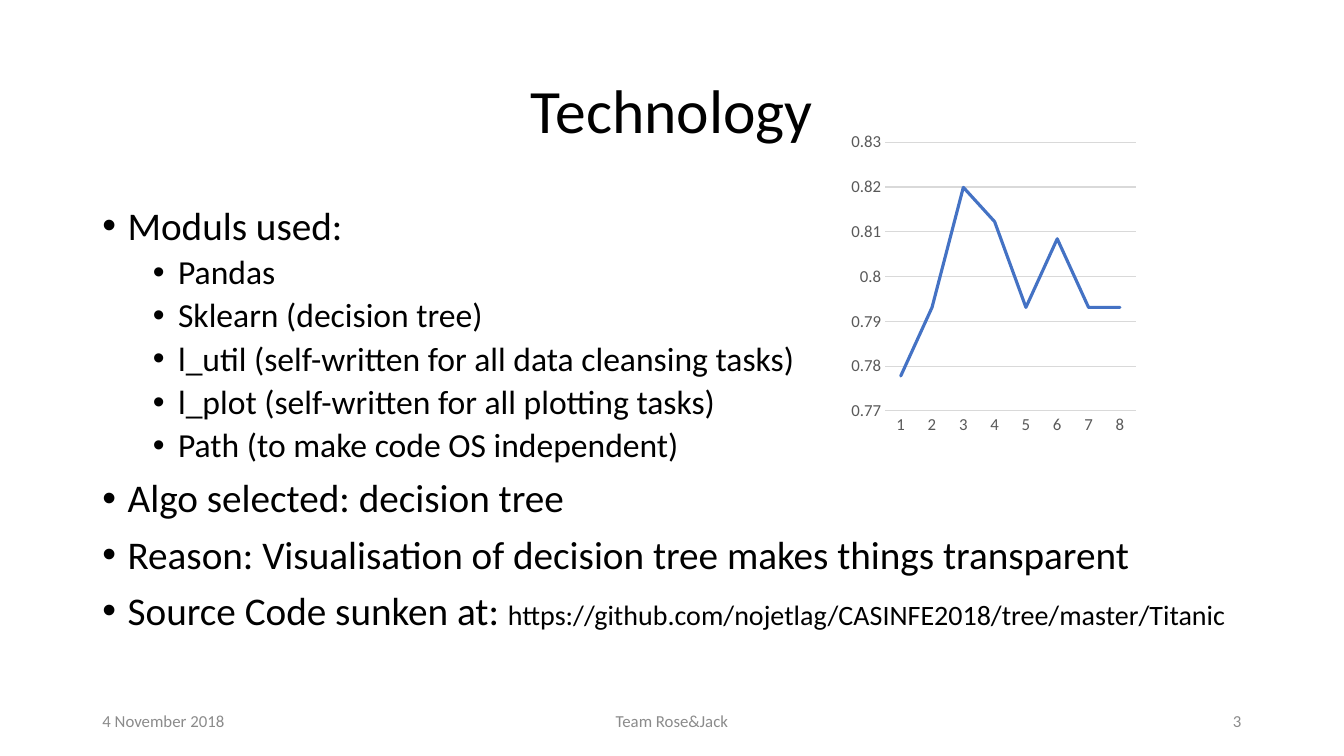
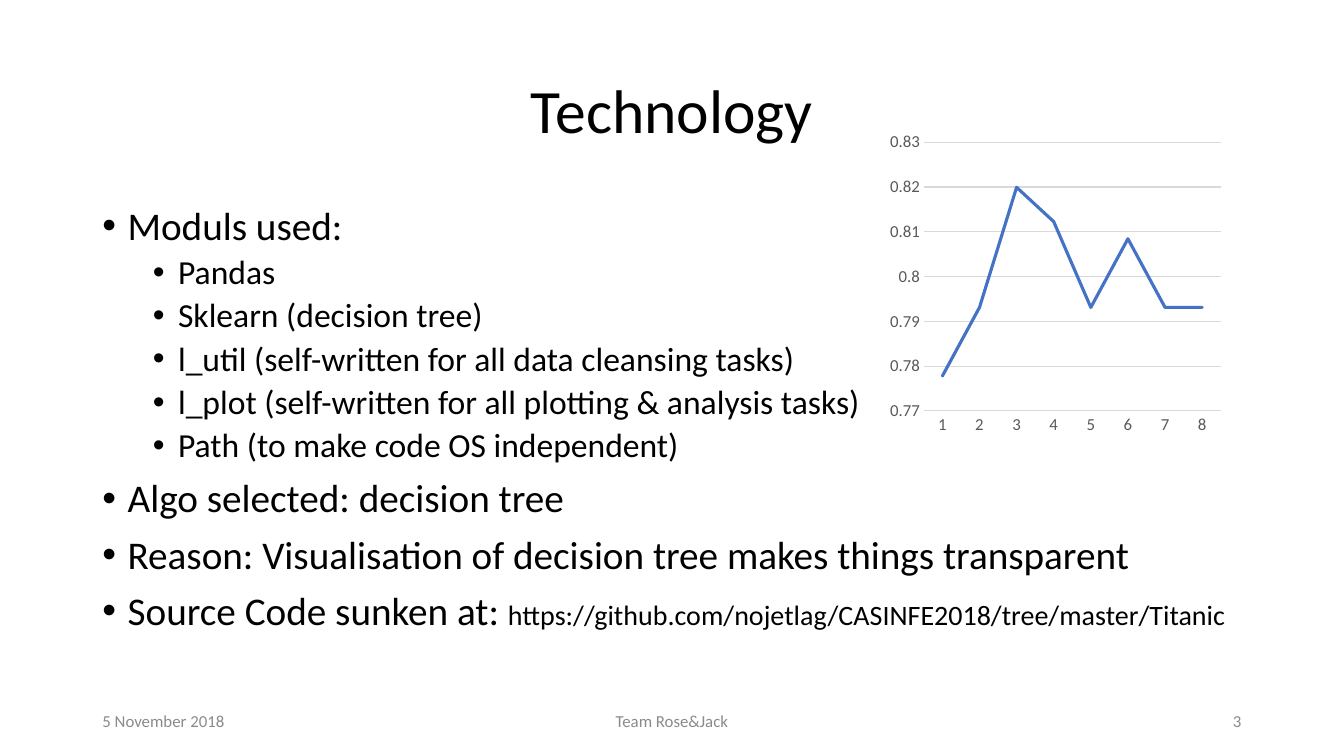
Before and after one commit to nojetlag/CASINFE2018, a slide deck: slide 3 of Titanic/presentation/CASINFE2018 Presentation Team Rose and Jack.pptx. Drawn at 1344x756 pixels with LibreOffice and Linux fonts; fonts in the diff are those of the drawing. Boxes give left, top, right and bottom in pixels: in the first picture for what was removed or moved away, otherwise in the second. Text is boxed around its words. In the diff, an @@ line names an element or a change of style, - is before the commit and + after.

Commit message:
adjusted slide 3 (analysis tasks)

```diff
--- a/Titanic/presentation/CASINFE2018 Presentation Team Rose and Jack.pptx
+++ b/Titanic/presentation/CASINFE2018 Presentation Team Rose and Jack.pptx
@@ line chart: place and size @@
-line chart at [846,126,1142,442]
+line chart at [883,126,1228,442]
@@ text at [178,389,859,420]: text changed @@
-  • l_plot (self-written for all plotting tasks)
+  • l_plot (self-written for all plotting & analysis tasks)
@@ text at [102,715,224,727]: text changed @@
-4 November 2018
+5 November 2018
```
Also in this commit, not shown: 2 other slides changed.
